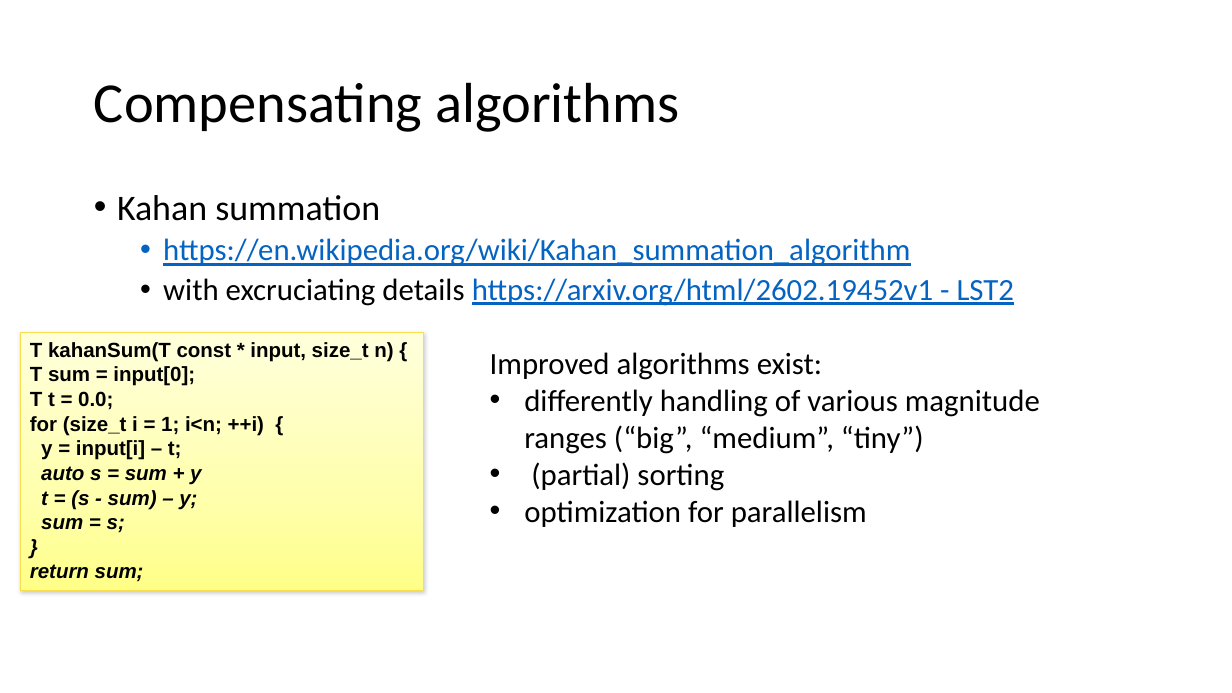
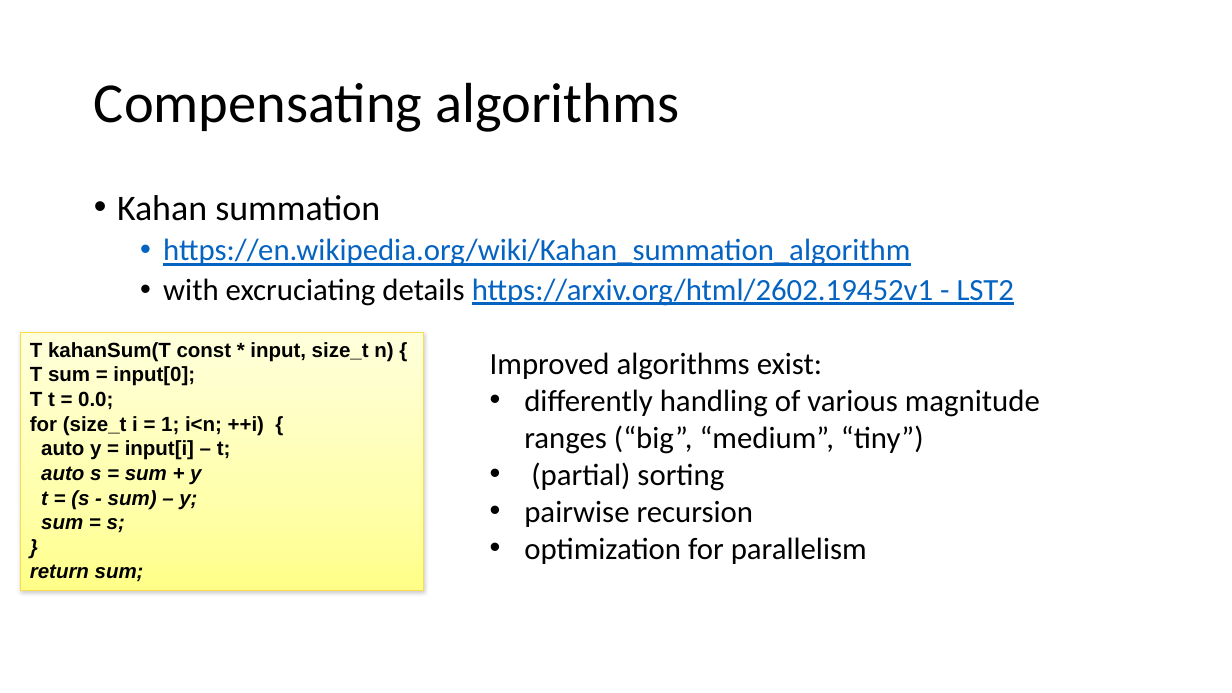
Before and after one commit to VinInn/FPCourse, a slide deck: slide 24 of Slides/FPforScientist.pptx. Drawn at 1232x693 pixels with LibreOffice and Linux fonts; fonts in the diff are those of the drawing. Boxes give left, top, right and bottom in pixels: in the first picture for what was removed or moved away, otherwise in the second. Text is boxed around its words. In the diff, an @@ line names an element or a change of style, - is before the commit and + after.

```diff
--- a/Slides/FPforScientist.pptx
+++ b/Slides/FPforScientist.pptx
@@ text in rectangle at (41, 440, 231, 460): text changed @@
-y = input[i] – t;
+auto y = input[i] – t;
@@ text at (524, 501, 754, 527): paragraph added @@
+• pairwise recursion
```
Also in this commit, not shown: 13 other slides changed.
